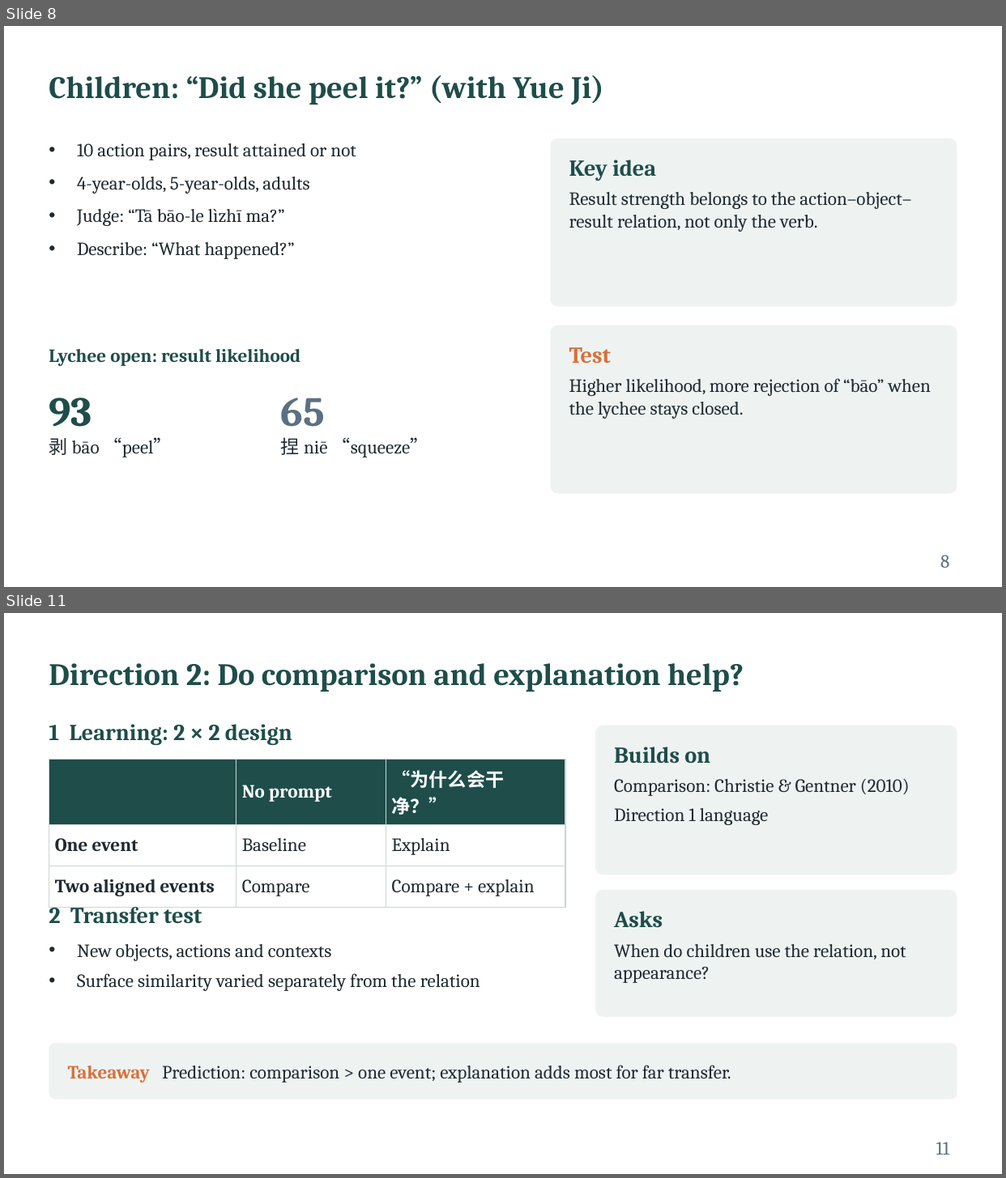
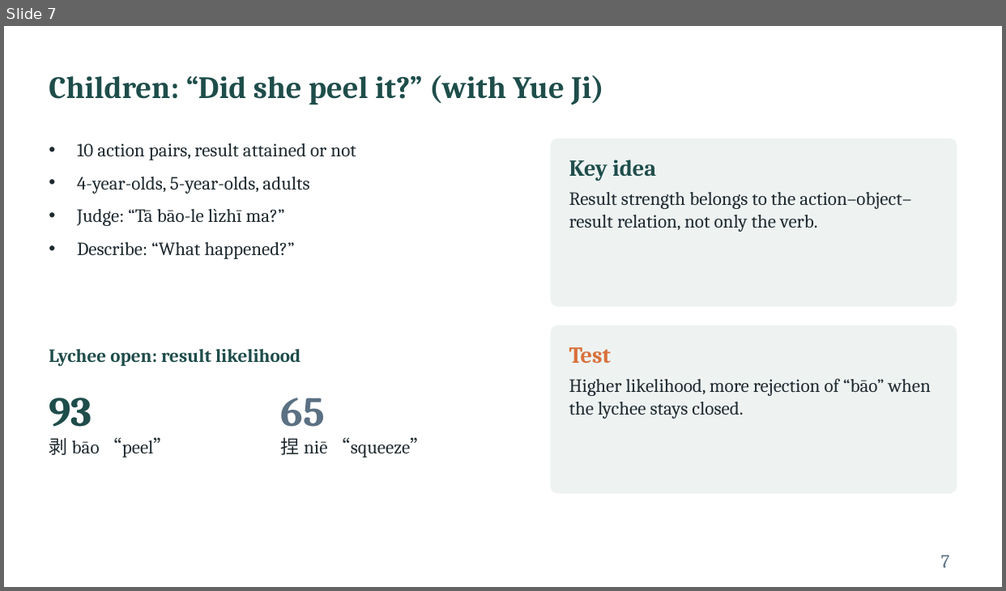
Before and after one commit to xtaoliu/claude, a slide deck: Liu_postdoc_interview_talk.pptx. Shown one above the other, each under a label of ours: slides 8 and 11 before the commit, slide 7 after it; the slides between them are not shown. The pictures are 1006x1178 and 1006x591 pixels, drawn with LibreOffice and Linux fonts; fonts in the diff are those of the drawing. Boxes give left, top, right and bottom in pixels: in the first picture for what was removed or moved away, otherwise in the second. Text is boxed around its words. In the diff, an @@ line names an element or a change of style, - is before the commit and + after.

```diff
--- a/Liu_postdoc_interview_talk.pptx
+++ b/Liu_postdoc_interview_talk.pptx
@@ slide 11 removed at bbox=[4, 613, 1002, 1174], background #FFFFFF @@
@@ title removed at bbox=[49, 663, 744, 692] @@
-Direction 2: Do comparison and explanation help?
@@ text removed at bbox=[49, 724, 292, 745] @@
-1 Learning: 2 × 2 design
@@ rounded rectangle removed at bbox=[595, 726, 957, 875] @@
@@ text removed at bbox=[614, 747, 910, 825] @@
-Builds on
-Comparison: Christie & Gentner (2010)
-Direction 1 language
@@ table removed at bbox=[49, 759, 565, 900], 3 rows, 3 columns @@
- | No prompt | “为什么会干净？”
-One event | Baseline | Explain
-Two aligned events | Compare | Compare + explain
@@ text removed at bbox=[49, 902, 202, 924] @@
-2 Transfer test
@@ rounded rectangle removed at bbox=[595, 890, 957, 1017] @@
@@ text removed at bbox=[614, 911, 906, 983] @@
-Asks
-When do children use the relation, not appearance?
@@ text removed at bbox=[77, 944, 480, 991] @@
-• New objects, actions and contexts
-• Surface similarity varied separately from the relation
@@ rounded rectangle removed at bbox=[49, 1043, 957, 1100] @@
@@ text removed at bbox=[68, 1065, 731, 1083] @@
-Takeaway Prediction: comparison > one event; explanation adds most for far transfer.
@@ page number removed at bbox=[936, 1142, 950, 1155] @@
-11
@@ what was slide 8 is now slide 7 @@
@@ page number at bbox=[941, 555, 950, 568]: text changed @@
-8
+7
```
Also in this commit, not shown: 3 slides changed, 4 slides added, 3 other slides removed, 1 other file.
